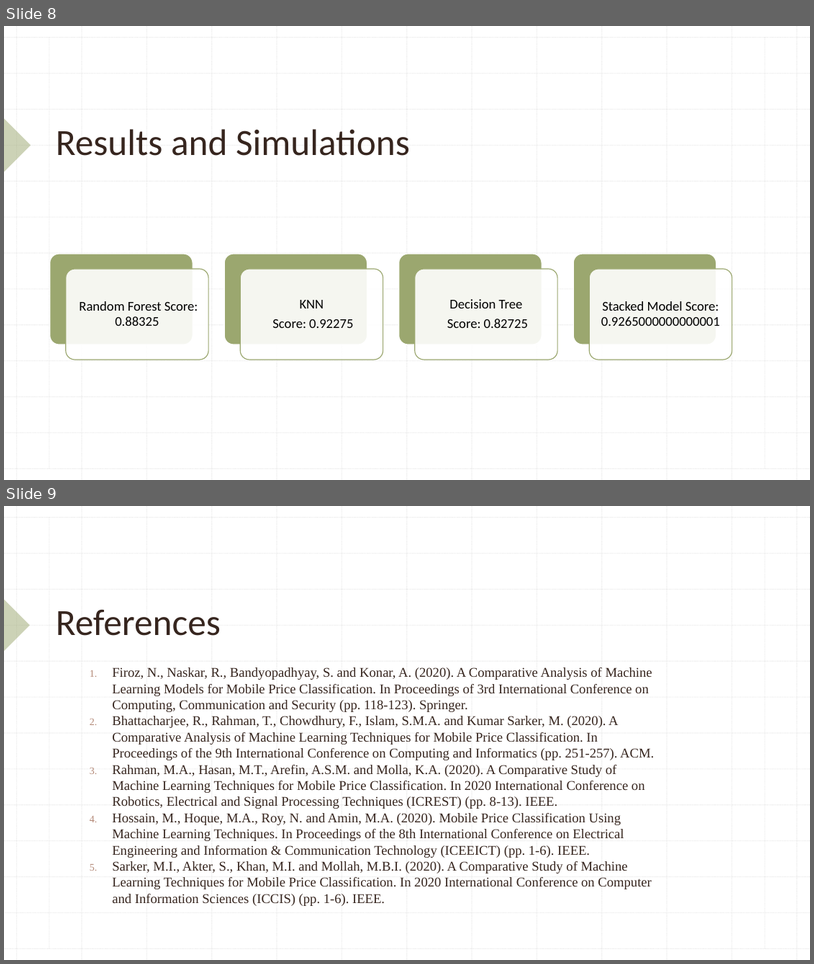
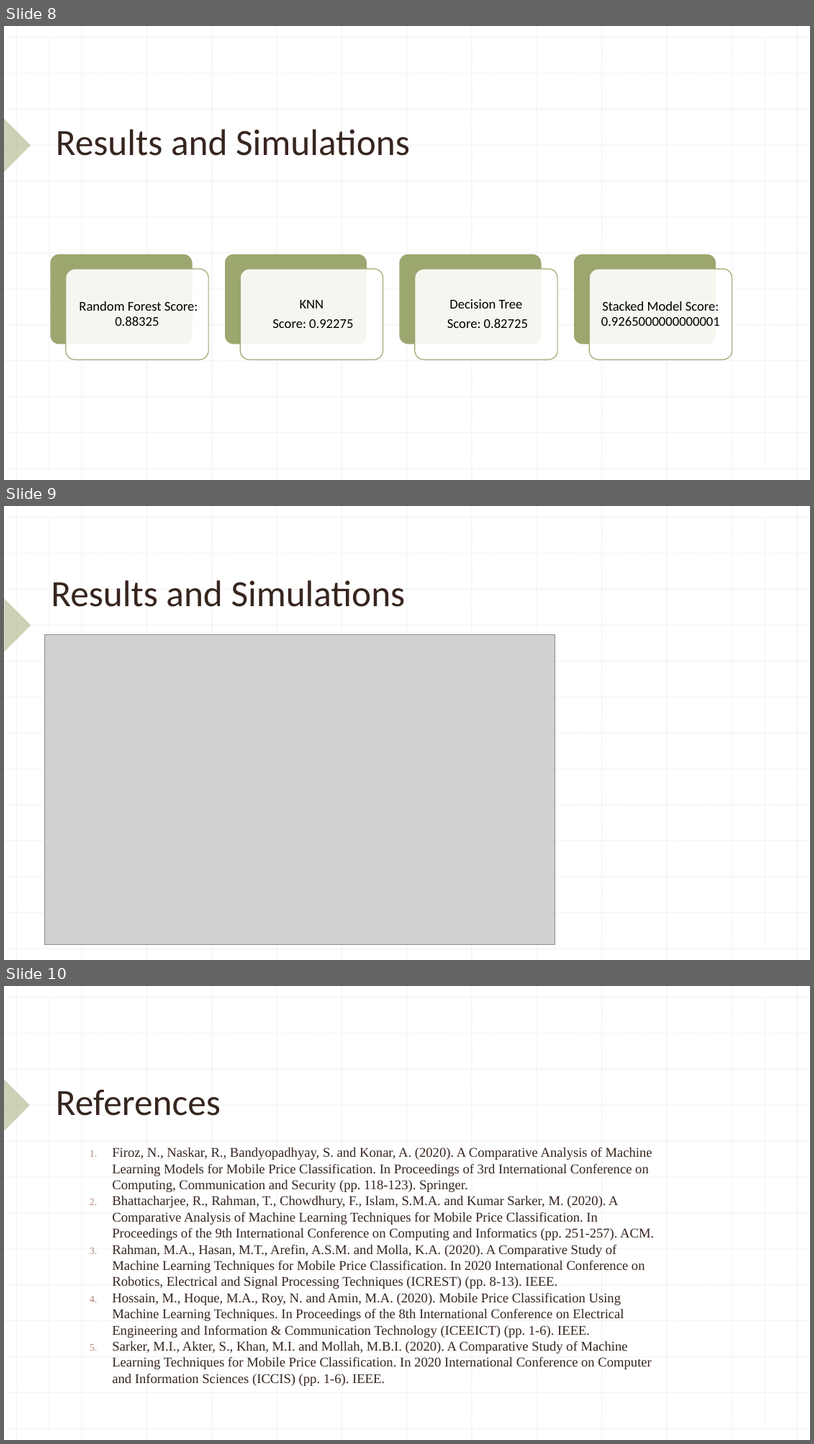
Before and after one commit to sxc37701/Machine_Learning_Project, a slide deck: Mobile_Price_Prediction.pptx. Shown one above the other, each under a label of ours: slides 8 and 9 before the commit, slides 8, 9 and 10 after it. The pictures are 814x964 and 814x1444 pixels, drawn with LibreOffice and Linux fonts; fonts in the diff are those of the drawing; grey boxes stand for pictures. Boxes give left, top, right and bottom in pixels: in the first picture for what was removed or moved away, otherwise in the second. Text is boxed around its words. In the diff, an @@ line names an element or a change of style, - is before the commit and + after.

```diff
--- a/Mobile_Price_Prediction.pptx
+++ b/Mobile_Price_Prediction.pptx
@@ slide 9 added at (4, 506, 810, 960), background #FFFFFF; not listed: 27 template elements that a slide beside it also shows @@
@@ line added from (49, 518) to (49, 948), #BCBCBC 1 pt dashed @@
@@ line added from (766, 518) to (766, 948), #BCBCBC 1 pt dashed @@
@@ title added at (51, 580, 406, 607), 44 pt, text #36251E @@
+Results and Simulations
@@ picture added at (45, 635, 556, 944) @@
@@ what was slide 9 is now slide 10 @@
```
Also in this commit, not shown: 1 slide changed.
